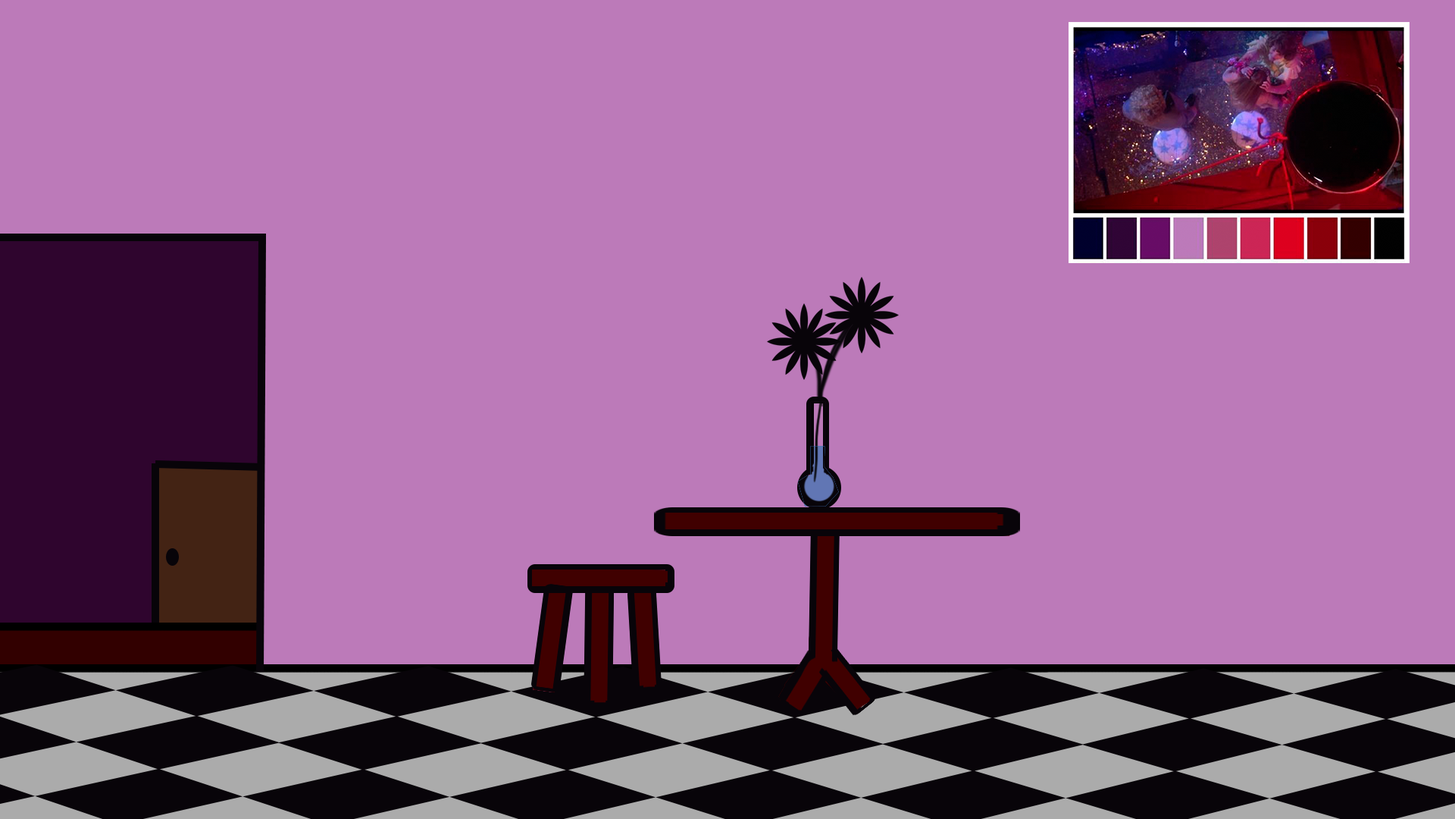
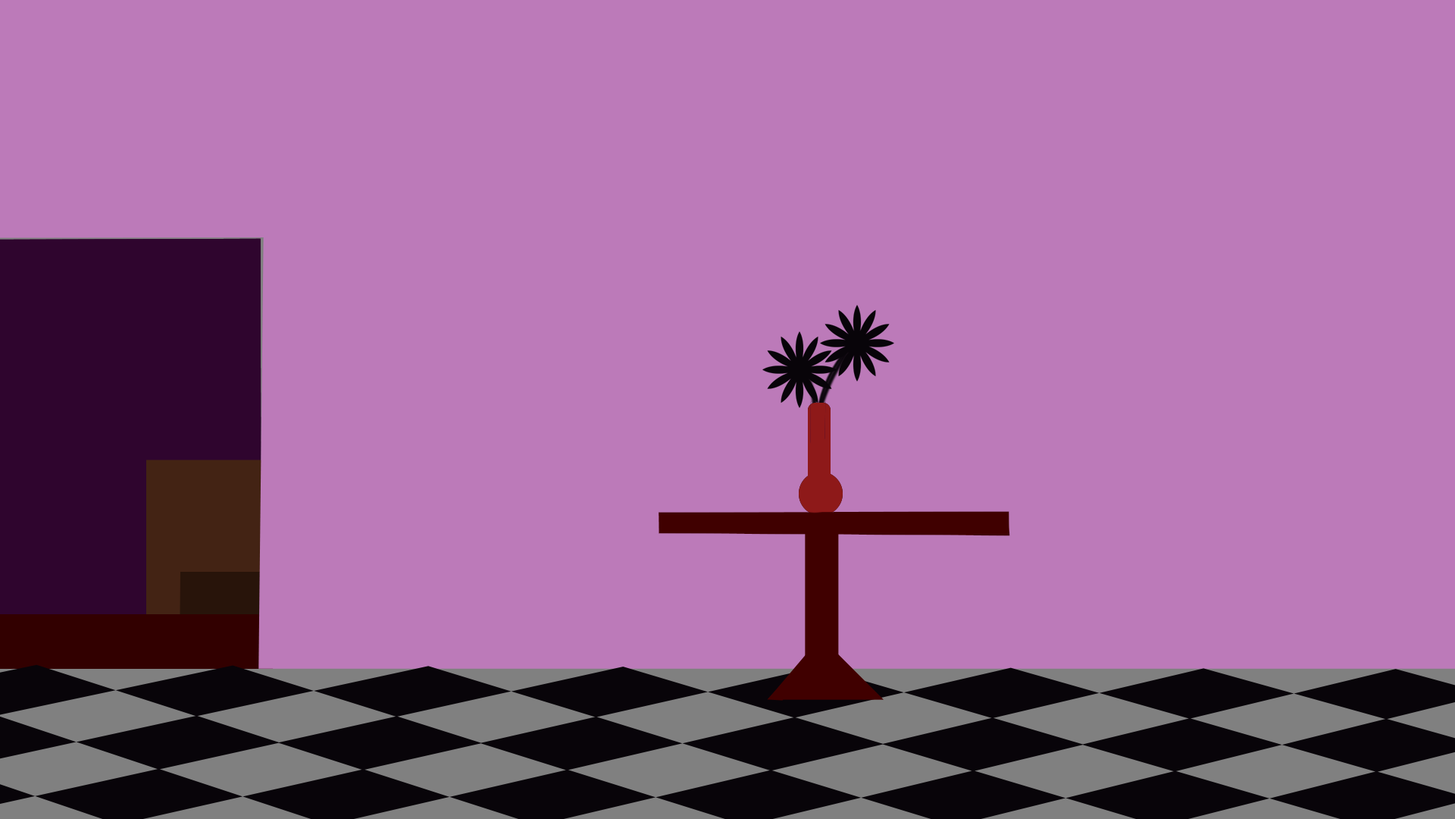
Before/after of a (1455, 819) layered artwork. What changed in the layer stack:
removed group "mesa" (1st of 2) (4 layers) over [left=654, top=507, right=1021, bottom=716]
removed layer "Capa 19" from group "mesa" over [left=818, top=647, right=877, bottom=716]
removed layer "Capa 18" from group "mesa" over [left=808, top=529, right=840, bottom=677]
removed layer "Capa 17" from group "mesa" over [left=654, top=507, right=1021, bottom=536]
painted on "mesa" over [left=767, top=438, right=884, bottom=714]
removed group "banco" (4 layers) over [left=527, top=563, right=675, bottom=708]
removed layer "Capa 16" from group "banco" over [left=583, top=586, right=614, bottom=703]
removed layer "Capa 14" from group "banco" over [left=530, top=583, right=574, bottom=693]
removed layer "Rectángulo redondeado 1" from group "banco" over [left=527, top=563, right=675, bottom=593]
removed layer "Imagen1" over [left=1068, top=21, right=1410, bottom=264]
moved "Rectángulo redondeado 2" above "Capa 24", painted on it over [left=798, top=396, right=843, bottom=514]
removed group "pared" (2 layers) over [left=0, top=233, right=267, bottom=672]
removed layer "Forma 2" from group "pared" over [left=256, top=239, right=267, bottom=672]
removed group "puerta" (2 layers) over [left=151, top=460, right=264, bottom=623]
removed layer "Forma 11" from group "puerta" over [left=151, top=460, right=264, bottom=623]
painted on "Capa 24" over [left=762, top=298, right=895, bottom=431]
removed layer "Forma 3" from group "florero" over [left=824, top=276, right=899, bottom=354]
hid "Capa 27", painted on it over [left=531, top=510, right=1011, bottom=714]
hid "Capa 26", moved it into group "piso" over [left=0, top=566, right=1455, bottom=819]
hid "Capa 4" over [left=0, top=663, right=1455, bottom=674]
moved "Capa 25" above "pasillo" over [left=0, top=21, right=1455, bottom=669]
painted on "pasillo" over [left=0, top=445, right=840, bottom=669]
…and 9 more changes (8 removed, 1 visibility)
